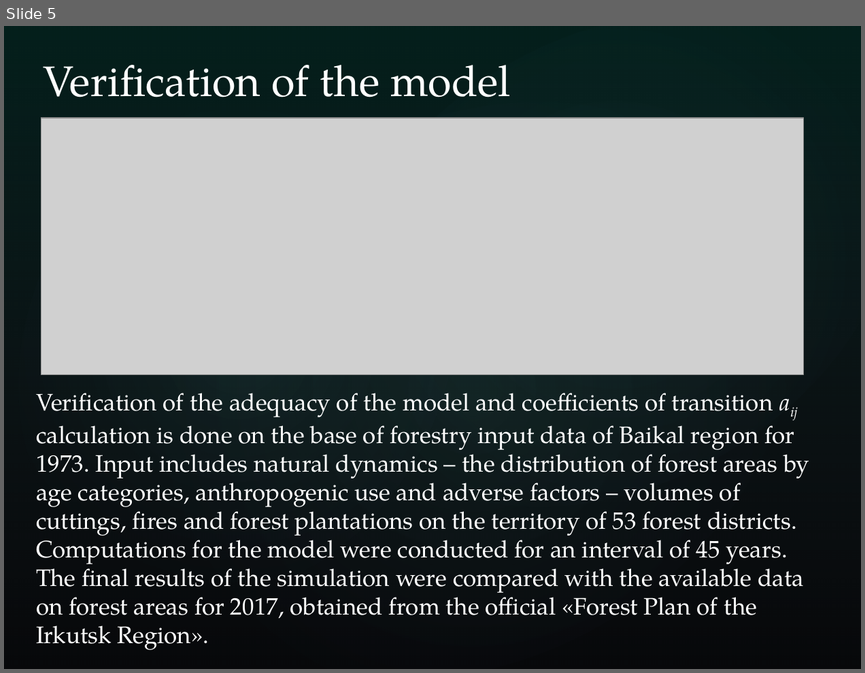
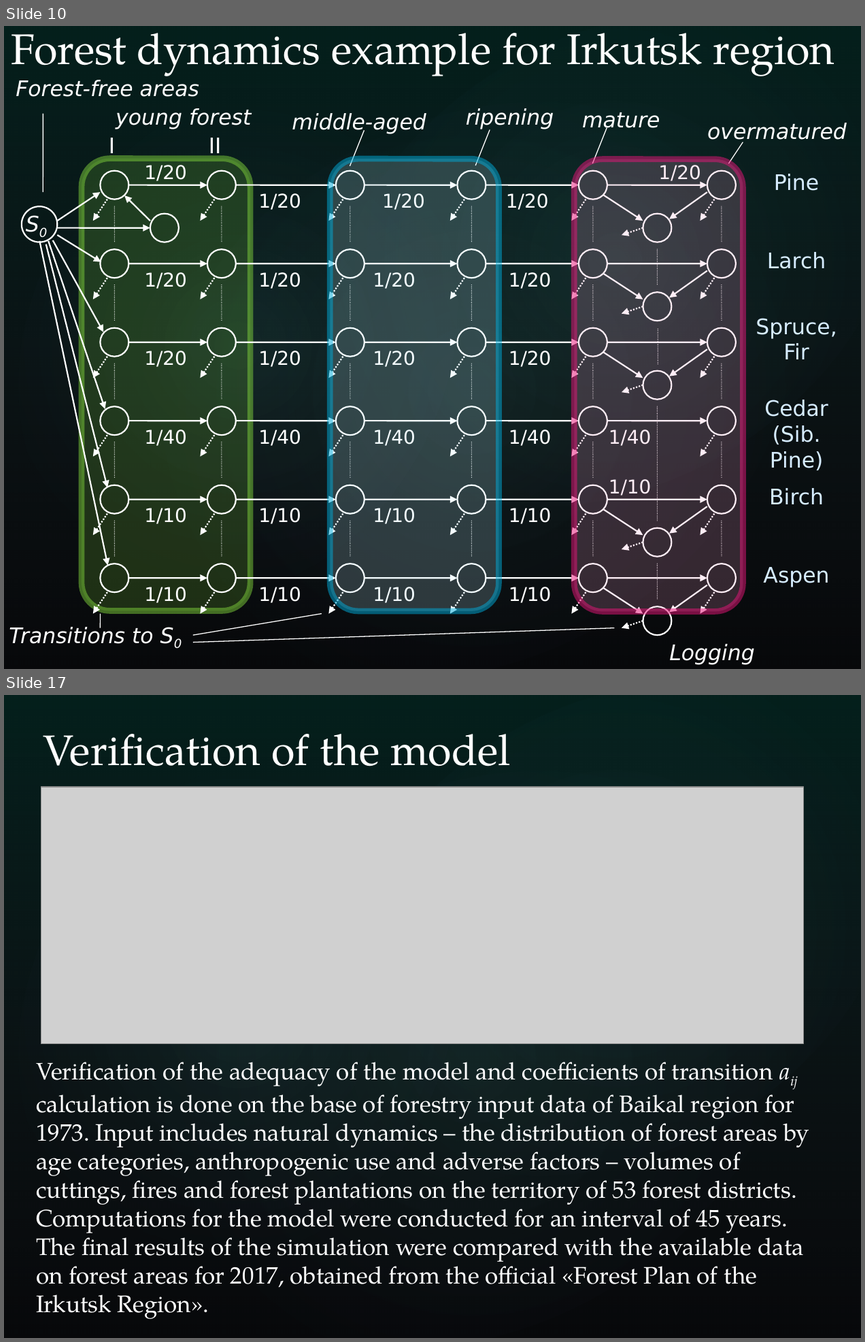
Before and after one commit to eugeneai/pres, a slide deck: china-travel/ready/popova_aiit19.pptx. Shown one above the other, each under a label of ours: slide 5 before the commit, slides 10 and 17 after it; the slides between them are not shown. The pictures are 865x673 and 865x1342 pixels, drawn with LibreOffice and Linux fonts; fonts in the diff are those of the drawing; grey boxes stand for pictures; background and template pictures are left out. Boxes give left, top, right and bottom in pixels: in the first picture for what was removed or moved away, otherwise in the second. Text is boxed around its words. In the diff, an @@ line names an element or a change of style, - is before the commit and + after.

```diff
--- a/china-travel/ready/popova_aiit19.pptx
+++ b/china-travel/ready/popova_aiit19.pptx
@@ slide 10 added at box(4, 26, 861, 669), background picture (left out); not listed: 4 template elements that a slide beside it also shows @@
@@ text added at box(11, 33, 834, 80), 36 pt, text #FFFFFF @@
+  Forest dynamics example for Irkutsk region
@@ group added at box(16, 80, 847, 642): 89 arrows, 43 ellipses, 42 texts, 42 lines @@
+Pine
+Larch
+Spruce, Fir
+Cedar
+(Sib. Pine)
+Birch
+Aspen
+young forest
+I
+II
+ripening
+middle-aged
+mature
+overmatured
+1/20
+1/20
+1/20
+1/20
+1/20
+1/20
+1/20
+1/20
+1/20
+1/20
+1/20
+1/20
+1/20
+1/40
+1/40
+1/40
+1/40
+1/10
+1/10
+1/10
+1/10
+1/10
+1/10
+1/10
+1/10
+Forest-free areas
+S0
+1/10
+1/40
@@ rounded rectangle added at box(82, 159, 251, 611), fill #7FD13B at 19% opacity, outline #7FD13B 5 pt @@
@@ rounded rectangle added at box(330, 159, 498, 611), fill #C5F3FF at 19% opacity, outline #00ADDC 5 pt @@
@@ rounded rectangle added at box(574, 159, 742, 611), fill #F7A1CA at 19% opacity, outline #EA157A 5 pt @@
@@ text added at box(9, 625, 154, 643), 18 pt, text #FFFFFF, italic @@
+Transitions to S0
@@ text added at box(669, 643, 754, 665), 18 pt, text #FFFFFF, italic @@
+Logging
@@ what was slide 5 is now slide 17 @@
```
Also in this commit, not shown: 5 slides changed, 13 other slides added, 1 slide removed, 8 other files.
